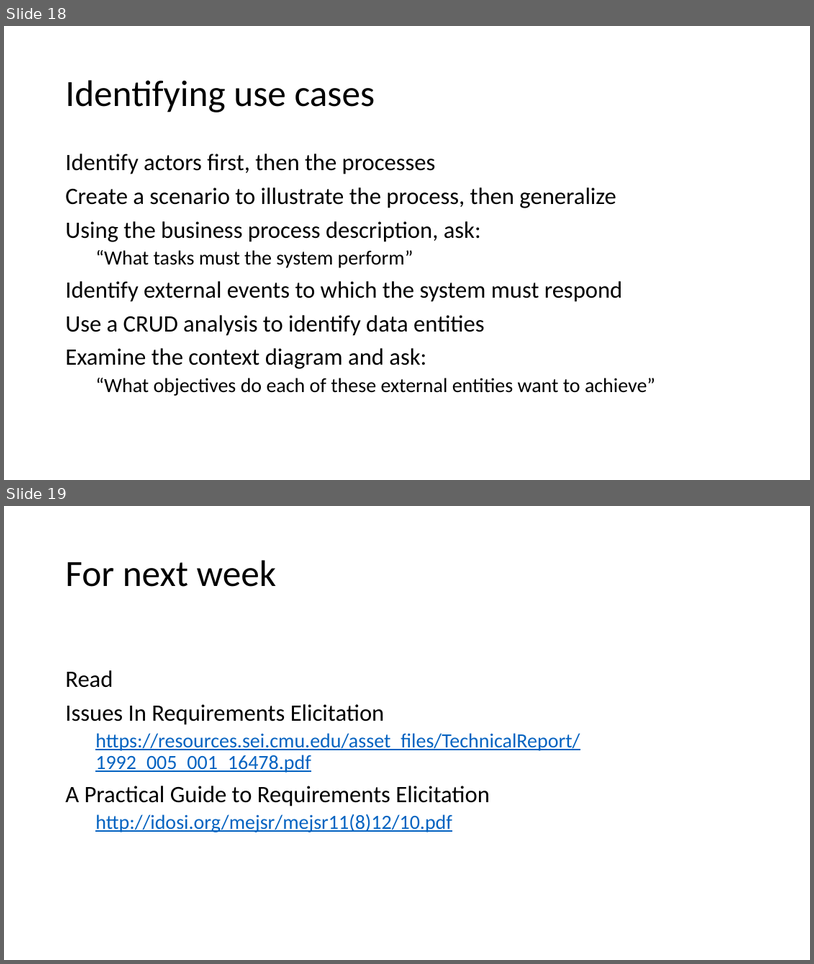
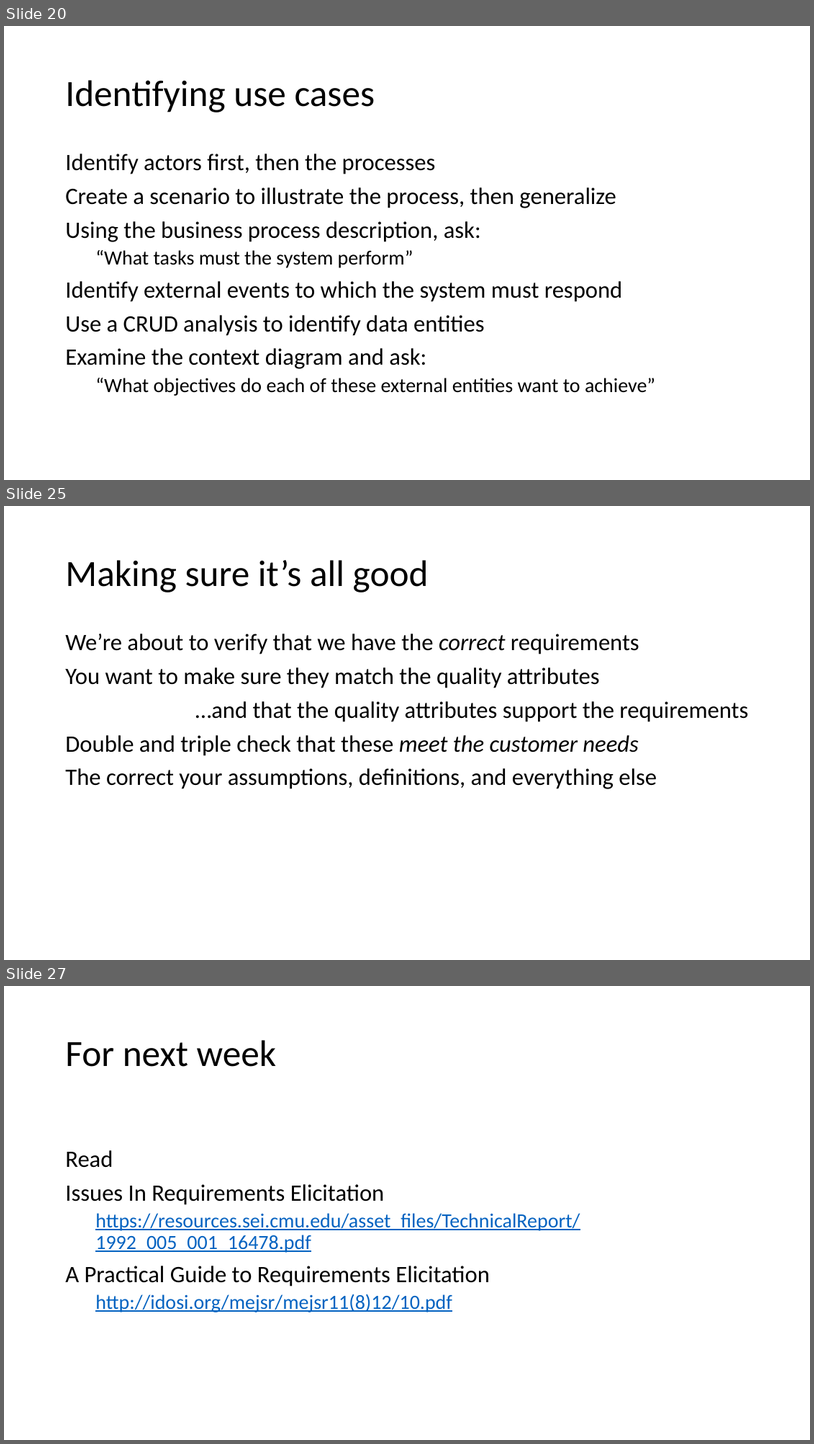
Before and after one commit to MengshanChen/SU_CPSC_5100_18FQ, a slide deck: lectures/Elicitation.pptx. Shown one above the other, each under a label of ours: slides 18 and 19 before the commit, slides 20, 25 and 27 after it; the slides between them are not shown. The pictures are 814x964 and 814x1444 pixels, drawn with LibreOffice and Linux fonts; fonts in the diff are those of the drawing. Boxes give left, top, right and bottom in pixels: in the first picture for what was removed or moved away, otherwise in the second. Text is boxed around its words. In the diff, an @@ line names an element or a change of style, - is before the commit and + after.

```diff
--- a/lectures/Elicitation.pptx
+++ b/lectures/Elicitation.pptx
@@ slide 25 added at [4,506,810,960], background #FFFFFF @@
@@ title added at [65,560,429,592], 44 pt, text #000000 @@
+Making sure it’s all good
@@ text added at [65,633,748,789], 28 pt, text #000000 @@
+We’re about to verify that we have the correct requirements
+You want to make sure they match the quality attributes
+…and that the quality attributes support the requirements
+Double and triple check that these meet the customer needs
+The correct your assumptions, definitions, and everything else
@@ what was slide 18 is now slide 20 @@
@@ what was slide 19 is now slide 27 @@
```
Also in this commit, not shown: 1 slide changed, 7 other slides added, 3 other files.
